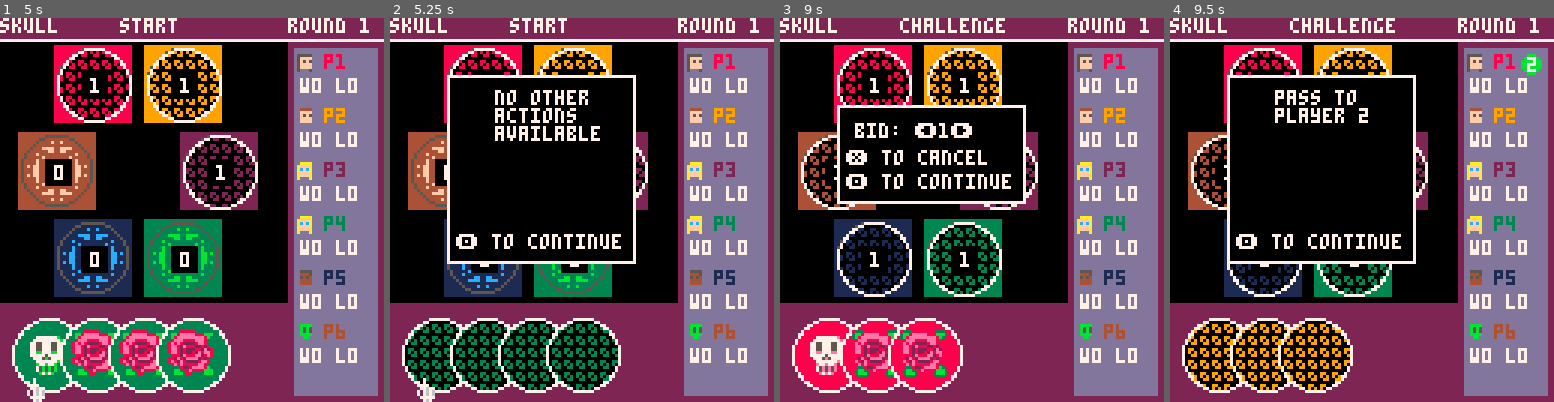
Above: before the commit, frames 1-4 (left to right).
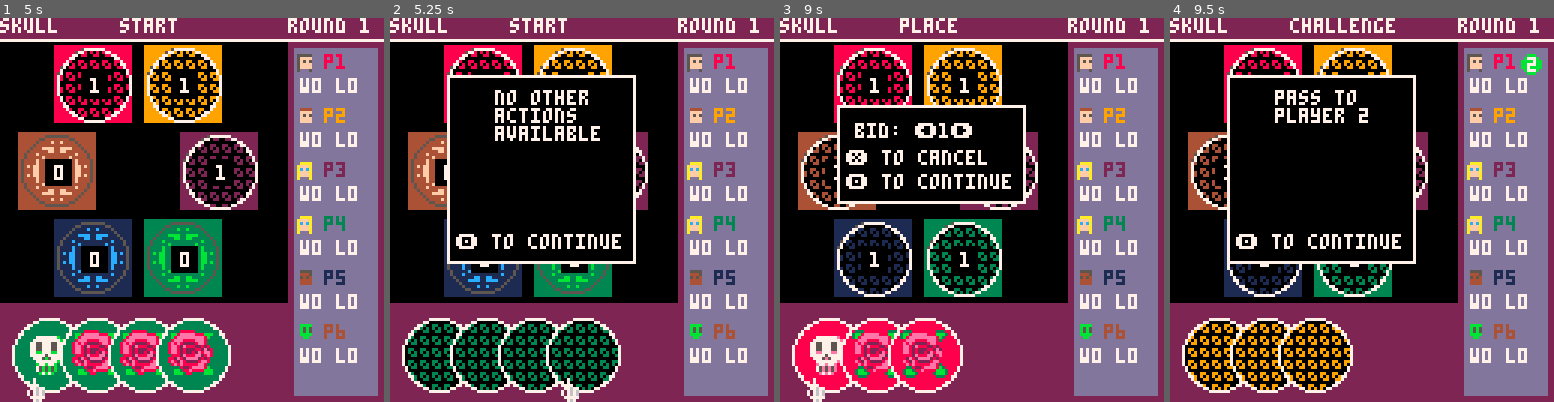
Above: after the commit, the same moments.

Repository: ignoreintuition/skull
Game: PICO-8 cartridge skull.p8
Same seed, same stepped clock (60 frames per second), same inputs: the game is played once before the commit and once after it.
Inputs:
- Up to frame 1 (5 s): tap X (X key) at 0.33, 1.07, 1.85, 2.97, 4.08 s; tap O (Z key) at 0.7, 1.7, 2.1, 2.5, 2.9, 3.3, 3.7, 4.1, 4.5, 4.9 s; hold Right 1.6-2.1 s; hold Right 2.47-3.03 s; hold Left 3.08-3.58 s; hold Right 4.02-4.68 s
- Up to frame 2 (5.25 s): hold Left from 5.08 s (still down); tap X (X key) at 5.2 s
- Up to frame 3 (9 s): tap O (Z key) every 0.4 s from 5.3 to 8.9 s; release Left at 5.68 s; hold Right 6.08-6.58 s; tap X (X key) at 6.32, 7.43, 8.55 s; hold Right 6.63-7.13 s; hold Right 7.5-8.07 s; hold Left 8.12-8.62 s
- Up to frame 4 (9.5 s): hold Right from 9.05 s (still down); tap O (Z key) at 9.3 s

Frame 1 is identical in both runs. In frame 2, 0.3% of the frame differs, in the area x 7-50%, y 93-100%; in frame 3, 0.5%, in the area x 7-59%, y 0-100%; in frame 4, nothing differs.

Commit message:
bug fixes

Diff:
--- a/skull.p8
+++ b/skull.p8
@@ -2,7 +2,7 @@
 version 41
 __lua__
 
---skull and roses 0.1.0
+--skull and roses 1.0.1
 --by ignoreIntuition
 --game
 #include src/constants.lua
--- a/src/components/toolbar.lua
+++ b/src/components/toolbar.lua
@@ -33,7 +33,7 @@
       end
     end
   end,
-  selectNext = function(_ENV)
+  selectNext = function(_ENV, dir)
     local currentTool = 0
     for k, v in ipairs(tools) do
       if v.active == true then
@@ -41,12 +41,13 @@
       end
     end
     tools[currentTool].active = false
-    tools[currentTool % #tools + 1].active = true
+    tools[getNext(currentTool, #tools, dir)].active = true
   end,
+
   action = function(_ENV)
     for k, v in ipairs(tools) do
       if v.active == true then
-      func[v.name]()
+        func[v.name]()
       end
     end
   end
--- a/src/controller.lua
+++ b/src/controller.lua
@@ -57,9 +57,9 @@
       del(toolbars, toolbars[#toolbars])
       state.activeToolbar = #toolbars == 1
     elseif btnp(1) then
-      toolbars[#toolbars]:selectNext()
+      toolbars[#toolbars]:selectNext(1)
     elseif btnp(0) then
-      --TODO move left
+      toolbars[#toolbars]:selectNext(-1)
     end
   end,
   handleWidget = function(_ENV)
@@ -93,12 +93,16 @@
       gameScene:action()
     elseif btnp(1) then
       if gameScene.mode == modes.start or gameScene.mode == modes.place then
-        gameScene.cursor:selectNextCard()
+        gameScene.cursor:selectNextCard(1)
       elseif gameScene.mode == modes.revelation then
-        gameScene.cursor:selectNextStack()
+        gameScene.cursor:selectNextStack(1)
       end
-    elseif btn(0) then
-      -- TODO move left
+    elseif btnp(0) then
+      if gameScene.mode == modes.start or gameScene.mode == modes.place then
+        gameScene.cursor:selectNextCard(-1)
+      elseif gameScene.mode == modes.revelation then
+        gameScene.cursor:selectNextStack(-1)
+      end
     end
   end
 })
--- a/src/cursor.lua
+++ b/src/cursor.lua
@@ -42,15 +42,15 @@
   selectNextCard = function(_ENV, dir)
     local gameScene = state:get()
     local hand = gameScene.players[gameScene.currentPlayer].hand
-    hand.selectedCard = hand.selectedCard % #hand.cards + 1
+    hand.selectedCard = getNext(hand.selectedCard, #hand.cards, dir)
   end,
   selectStack = function(_ENV, player)
     local gameScene = state:get()
     highlightedStack = player
   end,
-  selectNextStack = function(_ENV)
+  selectNextStack = function(_ENV, dir)
     local gameScene = state:get()
-    highlightedStack = highlightedStack % gameScene.playerCnt + 1
+    highlightedStack = getNext(highlightedStack, gameScene.playerCnt, dir)
   end,
   selectToolbar = function(_ENV)
   end
--- a/src/scene/game.lua
+++ b/src/scene/game.lua
@@ -117,10 +117,10 @@
     state.activeDialog = true
   end,
   challenge = function(_ENV)
-    mode = modes.challenge
     add(
       widgets, Widget:new({
         cb = function()
+          mode = modes.challenge
           state.activeWidget = false
           state:get():nextPlayer()
         end
@@ -161,7 +161,7 @@
           players[currentPlayer].lostRound = true
           add(
             dialogs, Dialog:new({
-              text = 'skull \nyou lose\n\none card\nremoved\nfrom hand',
+              text = 'skull!\nyou lose\n\none card\nremoved\nfrom hand',
               cancellable = false,
               cb = function()
                 nextRound(_ENV)
@@ -185,7 +185,7 @@
             else
               add(
                 dialogs, Dialog:new({
-                  text = 'you win',
+                  text = 'player ' .. currentPlayer .. '\nwins the\nround',
                   cancellable = false,
                   cb = function()
                     nextRound(_ENV)
@@ -196,7 +196,7 @@
           else
             add(
               dialogs, Dialog:new({
-                text = 'rose\n' .. currentBid - revealed .. ' remaining',
+                text = 'rose!\n\n' .. currentBid - revealed .. ' more\ncard(s)\nremaining',
                 cancellable = false,
                 cb = function()
                   selectedStack[#selectedStack].inHand = true
@@ -207,6 +207,16 @@
             )
           end
         end
+        state.activeDialog = true
+      else
+        add(
+          dialogs, Dialog:new({
+            text = 'please\nselect\na valid\nmove',
+            cancellable = false,
+            cb = function()
+            end
+          })
+        )
         state.activeDialog = true
       end
       return true
--- a/src/utilities.lua
+++ b/src/utilities.lua
@@ -10,3 +10,13 @@
     v[fn](v)
   end
 end
+
+function getNext(number, length, iteration)
+  number = number + iteration
+  if number == 0 then
+    return length
+  elseif number > length then
+    return 1
+  end
+  return number
+end
Not shown, changed: dist/skull.p8.png
Not shown, added: index.html
Not shown, added: index.js
